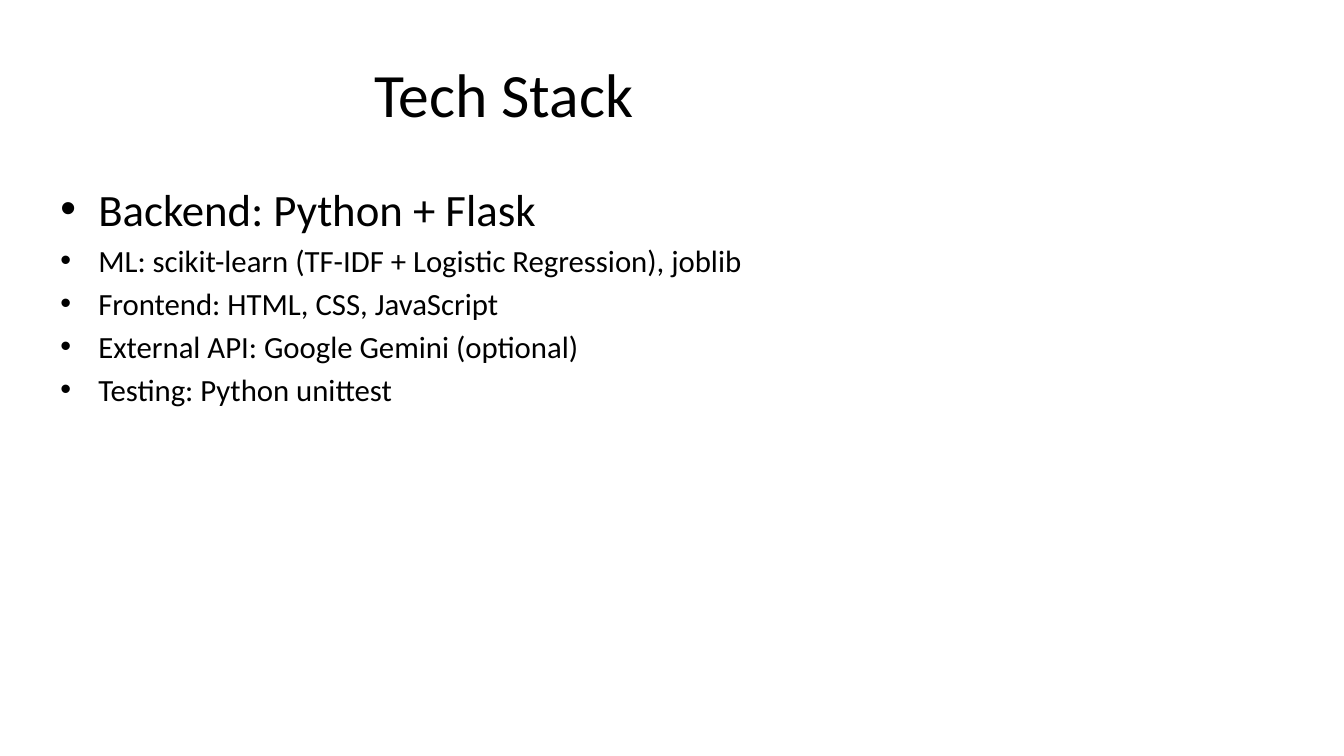
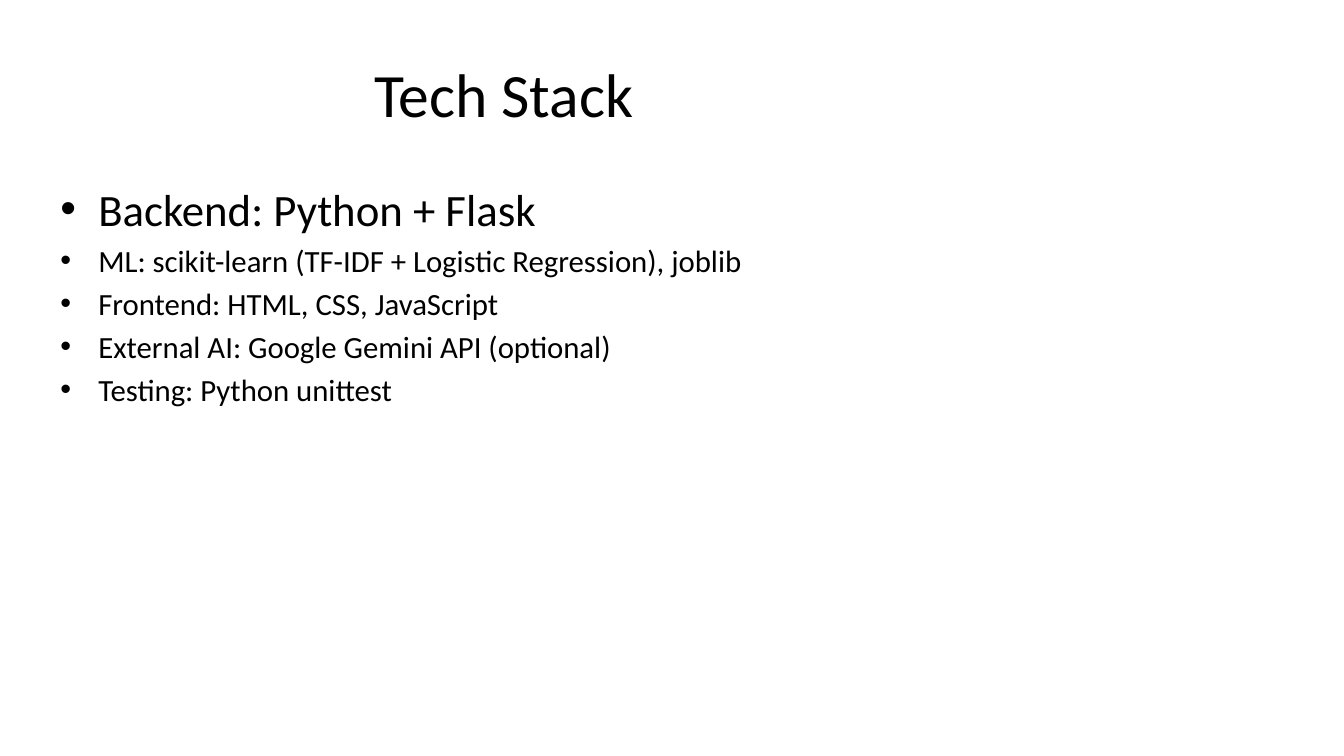
Before and after one commit to dvrajgit/dev-student-support-service-chatbot, a slide deck: slide 5 of PROJECT_PRESENTATION.pptx. Drawn at 1344x756 pixels with LibreOffice and Linux fonts; fonts in the diff are those of the drawing. Boxes give left, top, right and bottom in pixels: in the first picture for what was removed or moved away, otherwise in the second. Text is boxed around its words. In the diff, an @@ line names an element or a change of style, - is before the commit and + after.

```diff
--- a/PROJECT_PRESENTATION.pptx
+++ b/PROJECT_PRESENTATION.pptx
@@ text at (98,335,610,364): text changed @@
-• External API: Google Gemini (optional)
+• External AI: Google Gemini API (optional)
```
Also in this commit, not shown: 4 other slides changed, 2 slides added, 3 slides removed.
